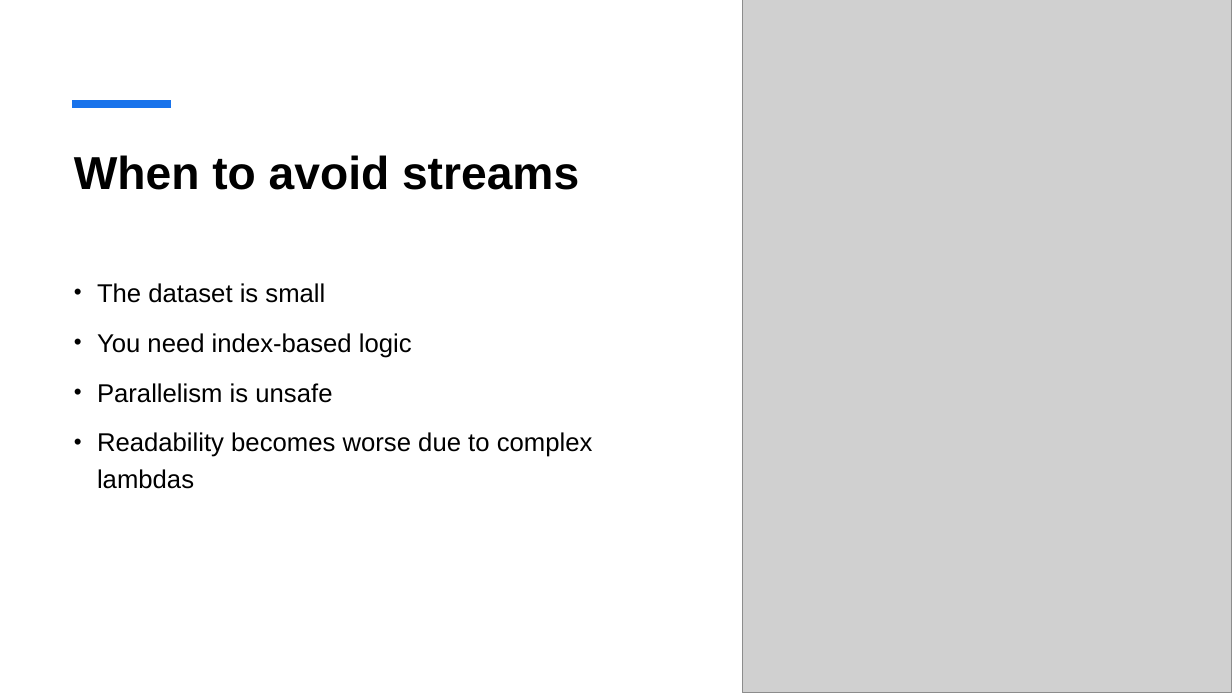
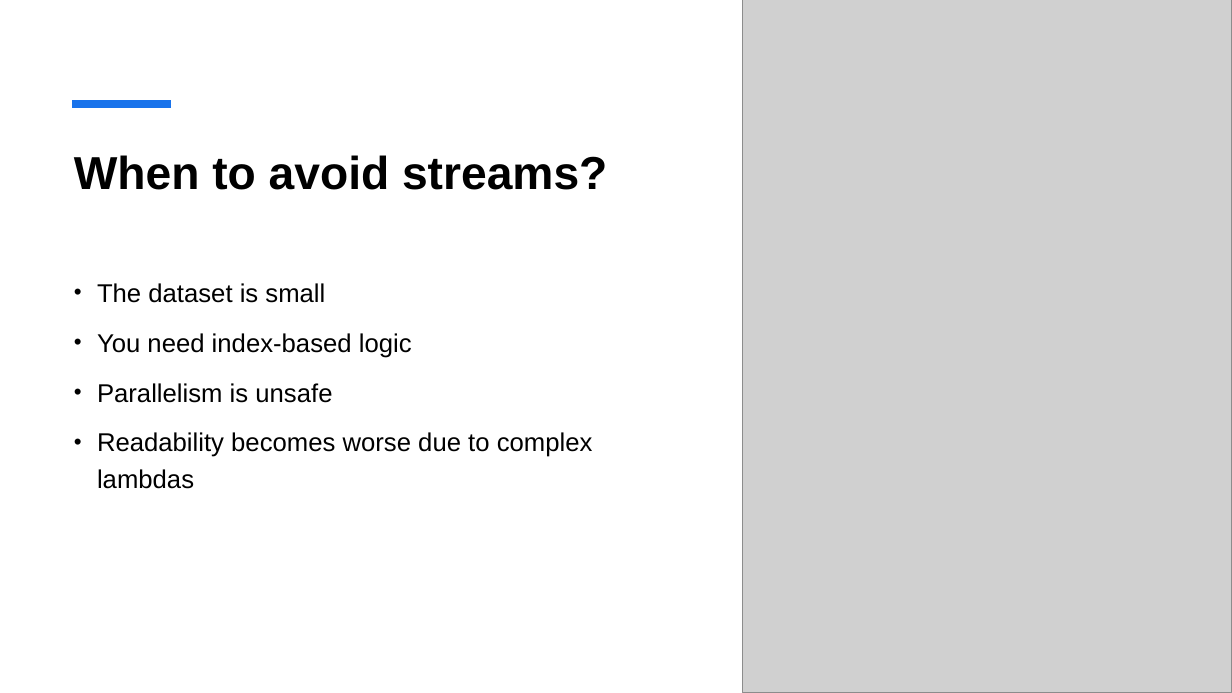
Before and after one commit to StefanBoudri/streams, a slide deck: slide 9 of presentation.pptx. Drawn at 1232x693 pixels with LibreOffice and Linux fonts; fonts in the diff are those of the drawing; grey boxes stand for pictures. Boxes give left, top, right and bottom in pixels: in the first picture for what was removed or moved away, otherwise in the second. Text is boxed around its words. In the diff, an @@ line names an element or a change of style, - is before the commit and + after.

```diff
--- a/presentation.pptx
+++ b/presentation.pptx
@@ title at [74, 155, 607, 190]: text changed @@
-When to avoid streams
+When to avoid streams?
```
Also in this commit, not shown: 4 other slides changed, 2 slides added.
